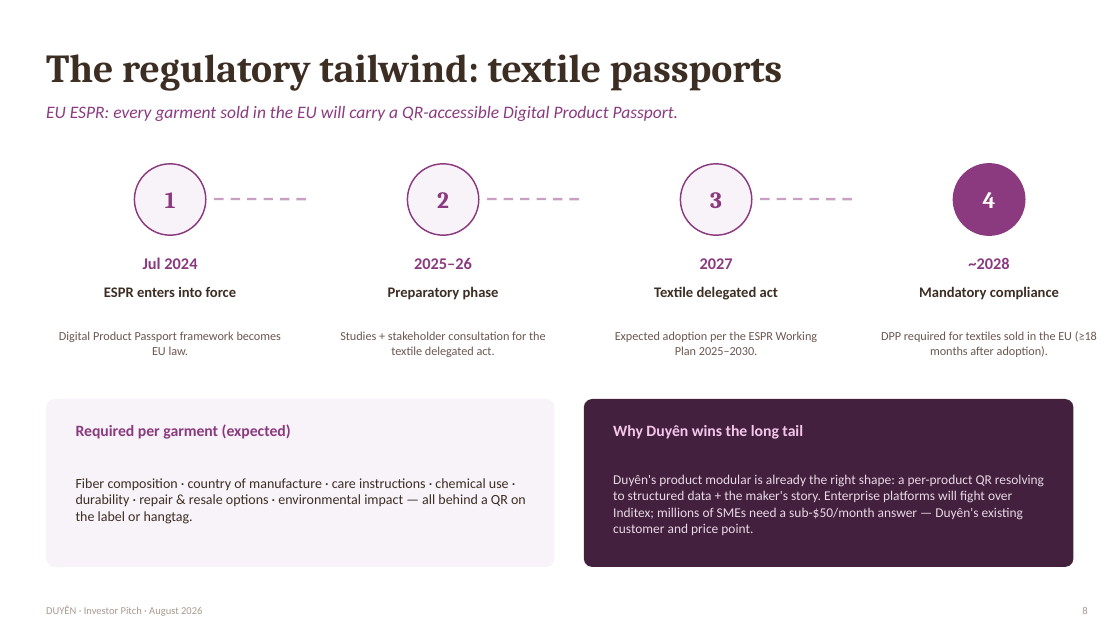
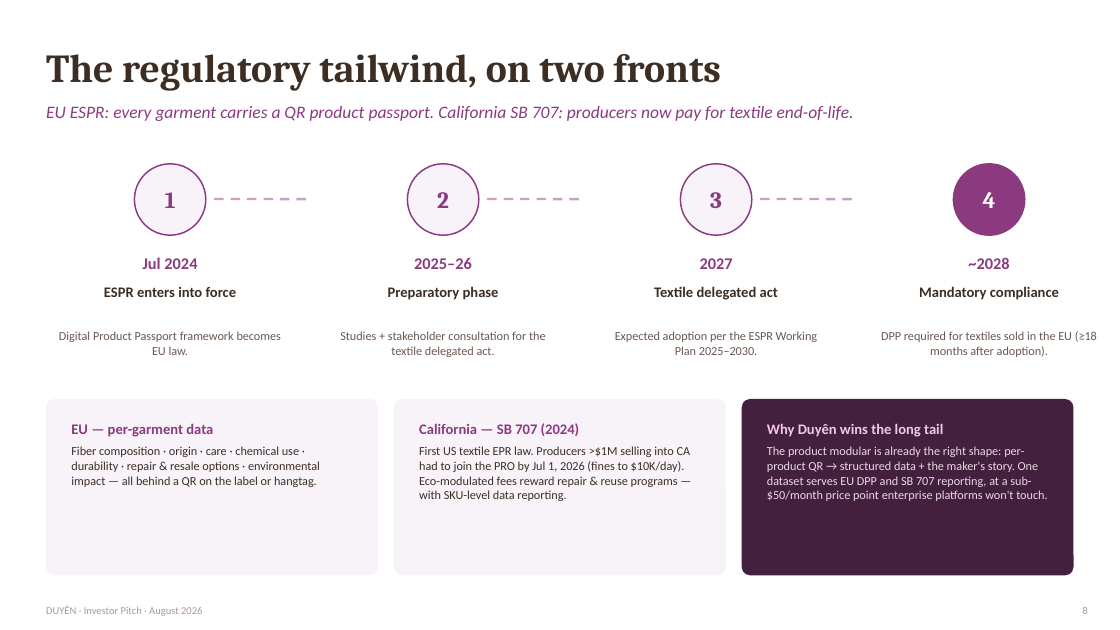
Before and after one commit to duyentechnology/duyen-io, a slide deck: slide 8 of docs/duyen-pitch-deck.pptx. Drawn at 1120x630 pixels with LibreOffice and Linux fonts; fonts in the diff are those of the drawing. Boxes give left, top, right and bottom in pixels: in the first picture for what was removed or moved away, otherwise in the second. Text is boxed around its words. In the diff, an @@ line names an element or a change of style, - is before the commit and + after.

```diff
--- a/docs/duyen-pitch-deck.pptx
+++ b/docs/duyen-pitch-deck.pptx
@@ text at box(46, 54, 721, 91): text changed @@
-The regulatory tailwind: textile passports
+The regulatory tailwind, on two fronts
@@ text at box(46, 106, 854, 121): text changed @@
-EU ESPR: every garment sold in the EU will carry a QR-accessible Digital Product Passport.
+EU ESPR: every garment carries a QR product passport. California SB 707: producers now pay for textile end-of-life.
@@ rounded rectangle: place and size @@
-rounded rectangle at box(46, 399, 555, 567)
+rounded rectangle at box(46, 399, 378, 576)
@@ rounded rectangle at box(46, 399, 378, 576): proportions changed @@
@@ rounded rectangle: place and size @@
-rounded rectangle at box(584, 399, 1074, 567)
+rounded rectangle at box(394, 399, 726, 576)
@@ rounded rectangle at box(394, 399, 726, 576): fill #43203E to #F7F3F8; proportions changed @@
@@ rounded rectangle added at box(742, 399, 1074, 576), fill #43203E @@
@@ text "Why Duyên wins the long ...": place and size @@
-text "Why Duyên wins the long ..." at box(613, 425, 803, 439)
+text "Why Duyên wins the long ..." at box(767, 423, 943, 437)
@@ text "Why Duyên wins the long ..." at box(767, 423, 943, 437): size 13.5 to 12.5 pt @@
@@ text at box(71, 446, 320, 487): text changed; size 12 to 10.5 pt @@
-Fiber composition · country of manufacture · care instructions · chemical use · durability · repair & resale options · environmental impact — all behind a QR on the label or hangtag.
+Fiber composition · origin · care · chemical use · durability · repair & resale options · environmental impact — all behind a QR on the label or hangtag.
@@ text "Fiber composition · origin · ..." at box(71, 446, 320, 487): vertical alignment middle to top @@
@@ text at box(71, 423, 213, 437): text changed; size 13.5 to 12.5 pt @@
-Required per garment (expected)
+EU — per-garment data
@@ text added at box(419, 423, 580, 436), 12.5 pt, text #8B3A7F, bold @@
+California — SB 707 (2024)
@@ text added at box(419, 446, 691, 501), 10.5 pt, text #3D2E24 @@
+First US textile EPR law. Producers >$1M selling into CA had to join the PRO by Jul 1, 2026 (fines to $10K/day). Eco-modulated fees reward repair & reuse programs — with SKU-level data reporting.
@@ text "The product modular is already ..." at box(767, 446, 1047, 501): vertical alignment middle to top @@
@@ text at box(767, 446, 1047, 501): text changed; size 11.5 to 10.5 pt @@
-Duyên's product modular is already the right shape: a per-product QR resolving to structured data + the maker's story. Enterprise platforms will fight over Inditex; millions of SMEs need a sub-$50/month answer — Duyên's existing customer and price point.
+The product modular is already the right shape: per-product QR → structured data + the maker's story. One dataset serves EU DPP and SB 707 reporting, at a sub-$50/month price point enterprise platforms won't touch.
```
Also in this commit, not shown: 1 other file.
